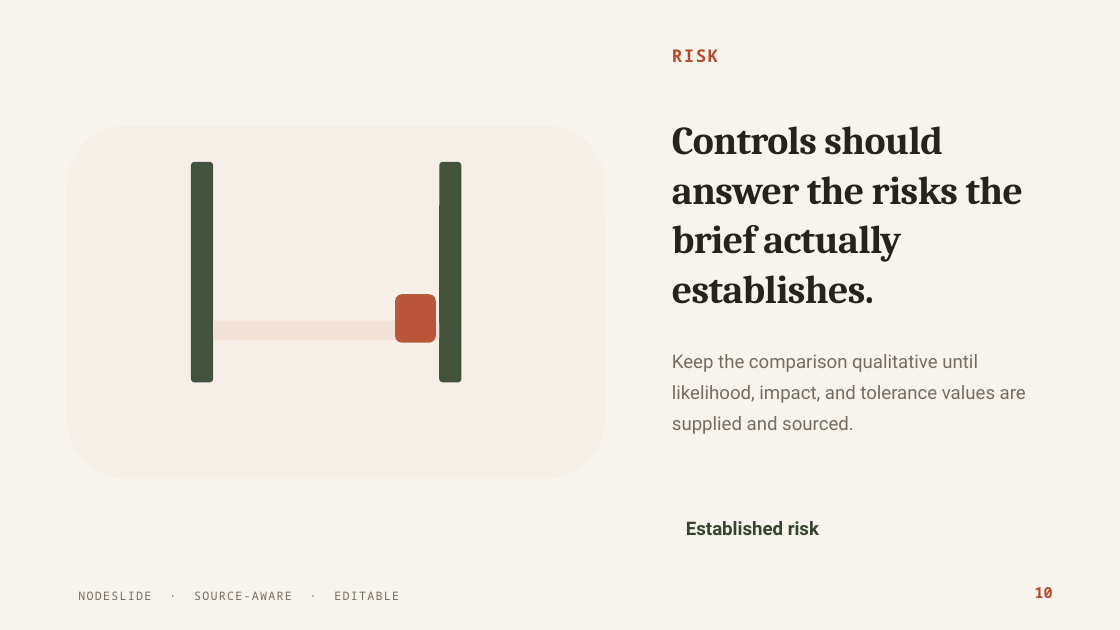
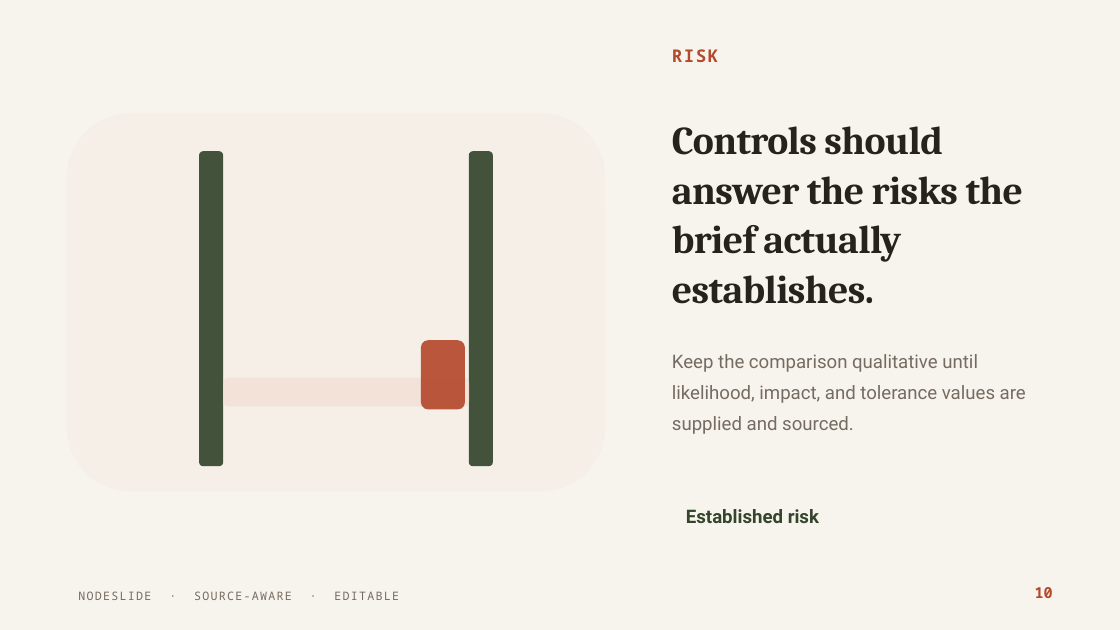
Before and after one commit to HomenShum/NodeSlide, a slide deck: slide 10 of evidence/scene-continuity-v2/generated/risk-committee-scene-continuity.pptx. Drawn at 1120x630 pixels with LibreOffice and Linux fonts; fonts in the diff are those of the drawing. Boxes give left, top, right and bottom in pixels: in the first picture for what was removed or moved away, otherwise in the second. Text is boxed around its words. In the diff, an @@ line names an element or a change of style, - is before the commit and + after.

```diff
--- a/evidence/scene-continuity-v2/generated/risk-committee-scene-continuity.pptx
+++ b/evidence/scene-continuity-v2/generated/risk-committee-scene-continuity.pptx
@@ rounded rectangle: place and size @@
-rounded rectangle at (67,126,605,479)
+rounded rectangle at (67,113,605,492)
@@ rounded rectangle: place and size @@
-rounded rectangle at (191,162,213,382)
+rounded rectangle at (199,151,223,466)
@@ rounded rectangle: place and size @@
-rounded rectangle at (439,162,461,382)
+rounded rectangle at (469,151,493,466)
@@ rounded rectangle: place and size @@
-rounded rectangle at (395,294,435,343)
+rounded rectangle at (421,340,465,409)
@@ rounded rectangle: place and size @@
-rounded rectangle at (213,321,439,341)
+rounded rectangle at (223,378,470,407)
@@ text "Established risk": place and size @@
-text "Established risk" at (686,521,819,535)
+text "Established risk" at (686,509,819,523)
```
Also in this commit, not shown: 4 other slides changed, 8 other files.
